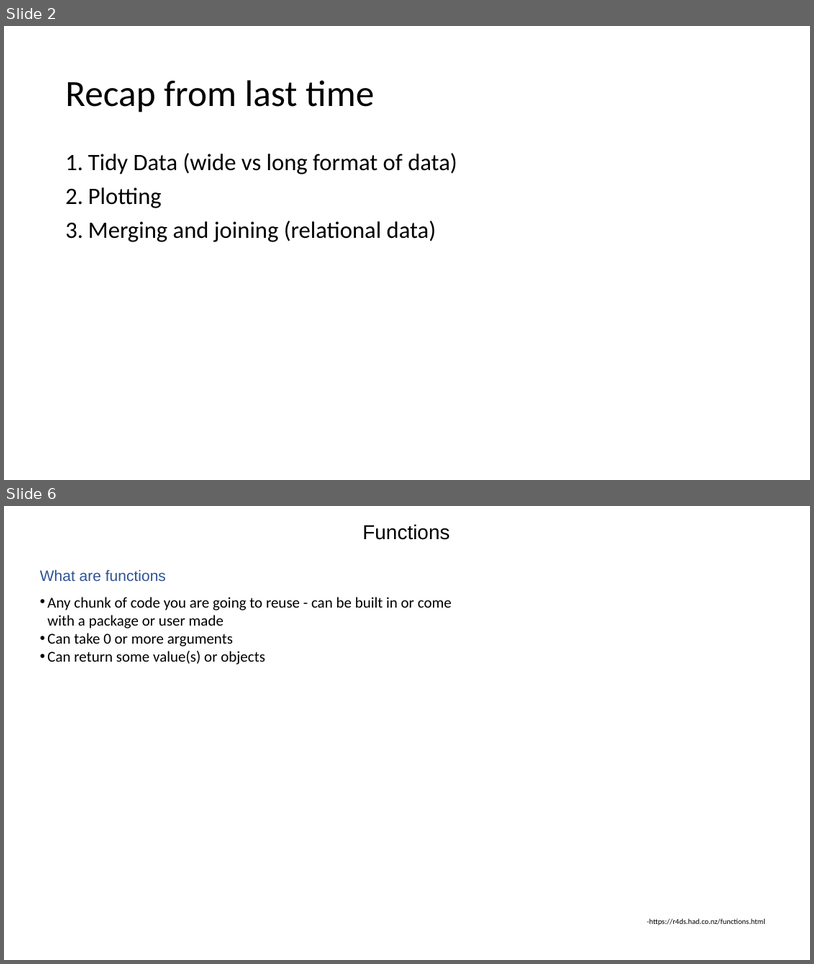
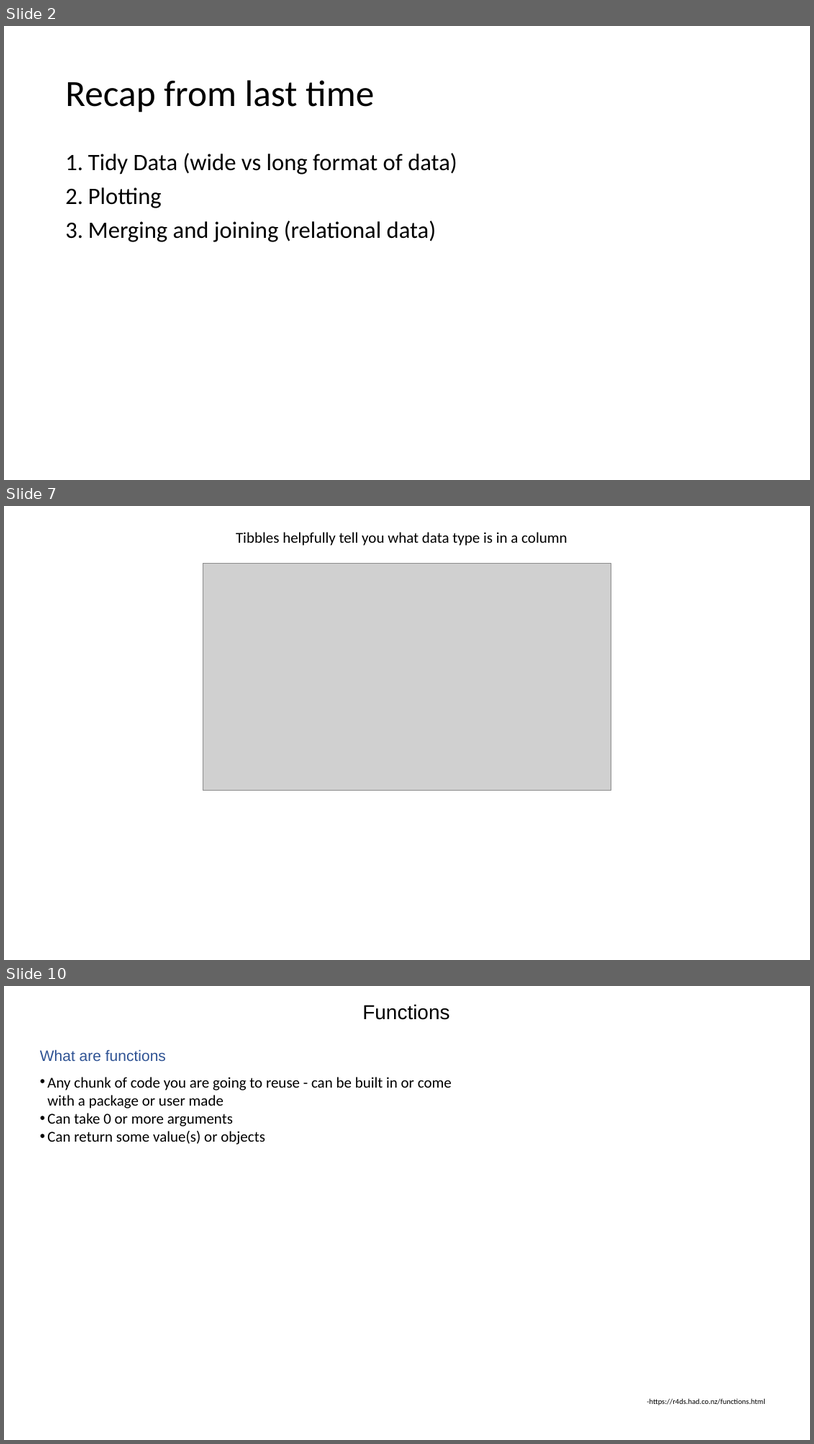
Before and after one commit to jraab/GNET749_RNAseq, a slide deck: lectures/2023_GNET749_Lecture3.pptx. Shown one above the other, each under a label of ours: slides 2 and 6 before the commit, slides 2, 7 and 10 after it; the slides between them are not shown. The pictures are 814x964 and 814x1444 pixels, drawn with LibreOffice and Linux fonts; fonts in the diff are those of the drawing; grey boxes stand for pictures. Boxes give left, top, right and bottom in pixels: in the first picture for what was removed or moved away, otherwise in the second. Text is boxed around its words. In the diff, an @@ line names an element or a change of style, - is before the commit and + after.

```diff
--- a/lectures/2023_GNET749_Lecture3.pptx
+++ b/lectures/2023_GNET749_Lecture3.pptx
@@ slide 7 added at <box>4,506,810,960</box>, background #FFFFFF @@
@@ text added at <box>236,532,567,546</box>, 18 pt, text #000000 @@
+Tibbles helpfully tell you what data type is in a column
@@ picture added at <box>203,564,612,790</box> @@
@@ what was slide 6 is now slide 10 @@
```
Also in this commit, not shown: 3 slides changed, 12 other slides added, 3 slides removed, 3 other files.
